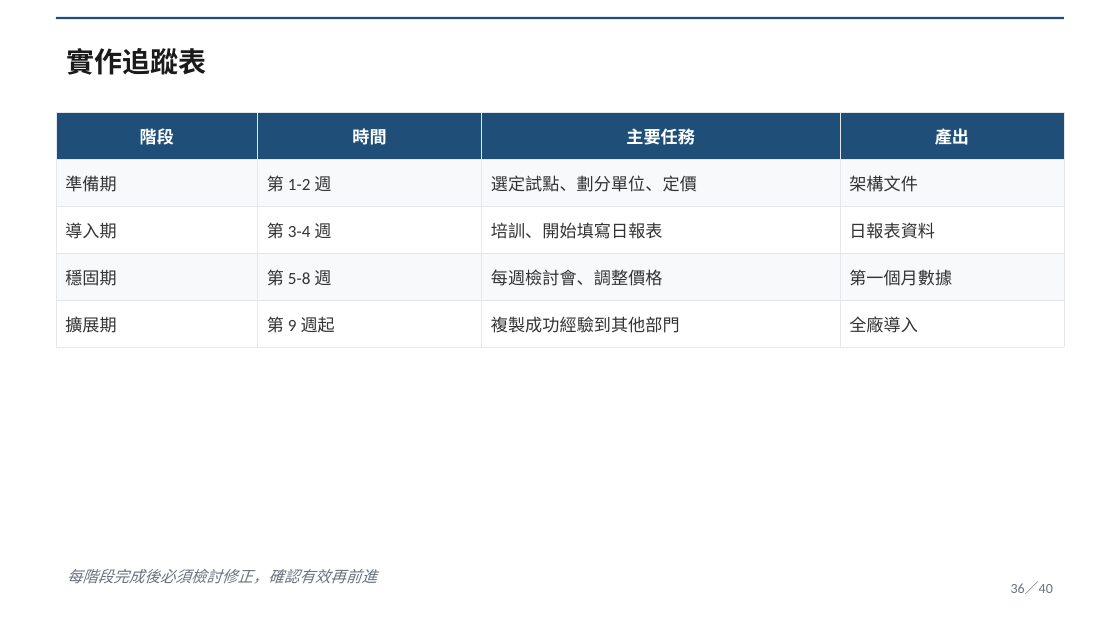
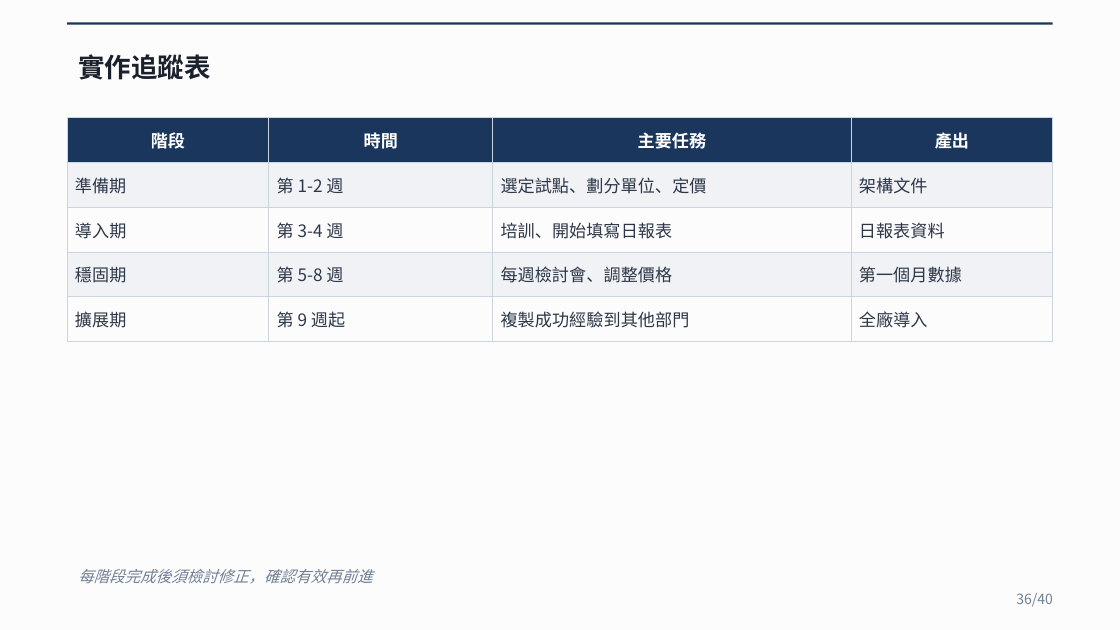
Before and after one commit to Lingo1516/Lingo1516.github.io, a slide deck: slide 36 of 阿米巴經營_40頁完整講義.pptx. Drawn at 1120x630 pixels with LibreOffice and Linux fonts; fonts in the diff are those of the drawing. Boxes give left, top, right and bottom in pixels: in the first picture for what was removed or moved away, otherwise in the second. Text is boxed around its words. In the diff, an @@ line names an element or a change of style, - is before the commit and + after.

Commit message:
v3 教育版 字型改Noto Sans CJK SC 加大版面

```diff
--- a/阿米巴經營_40頁完整講義.pptx
+++ b/阿米巴經營_40頁完整講義.pptx
@@ background #FFFFFF to #FCFCFC @@
@@ rectangle: place and size @@
-rectangle at (56, 17, 1064, 19)
+rectangle at (67, 22, 1053, 25)
@@ rectangle at (67, 22, 1053, 25): fill #1F4E79 to #1A365D @@
@@ text "實作追蹤表": place and size @@
-text "實作追蹤表" at (67, 48, 207, 75)
+text "實作追蹤表" at (78, 54, 210, 80)
@@ text "實作追蹤表" at (78, 54, 210, 80): size 18 to 17 pt, font Calibri to Noto Sans CJK SC, text colour #1A1A1A to #1A202C @@
@@ table at (67, 118, 1053, 332) @@
@@ fill #1F4E79 to #1A365D in row 1 @@
@@ fill #F8F9FA to #F0F2F5 in 8 cells @@
@@ fill #FFFFFF to #FCFCFC in 8 cells @@
@@ font Calibri to Noto Sans CJK SC, text colour #333333 to #2D3748 @@
@@ borders changed @@
@@ table: place and size @@
-table at (56, 112, 1064, 337)
+table at (67, 118, 1053, 332)
@@ text at (78, 569, 372, 584): text changed; font Calibri to Noto Sans CJK SC; text colour #6B7280 to #718096 @@
-每階段完成後必須檢討修正，確認有效再前進
+每階段完成後須檢討修正，確認有效再前進
@@ text at (1016, 593, 1053, 607): text changed; font Calibri to Noto Sans CJK SC; text colour #6B7280 to #718096 @@
-36／40
+36/40
```
Also in this commit, not shown: 39 other slides changed.
